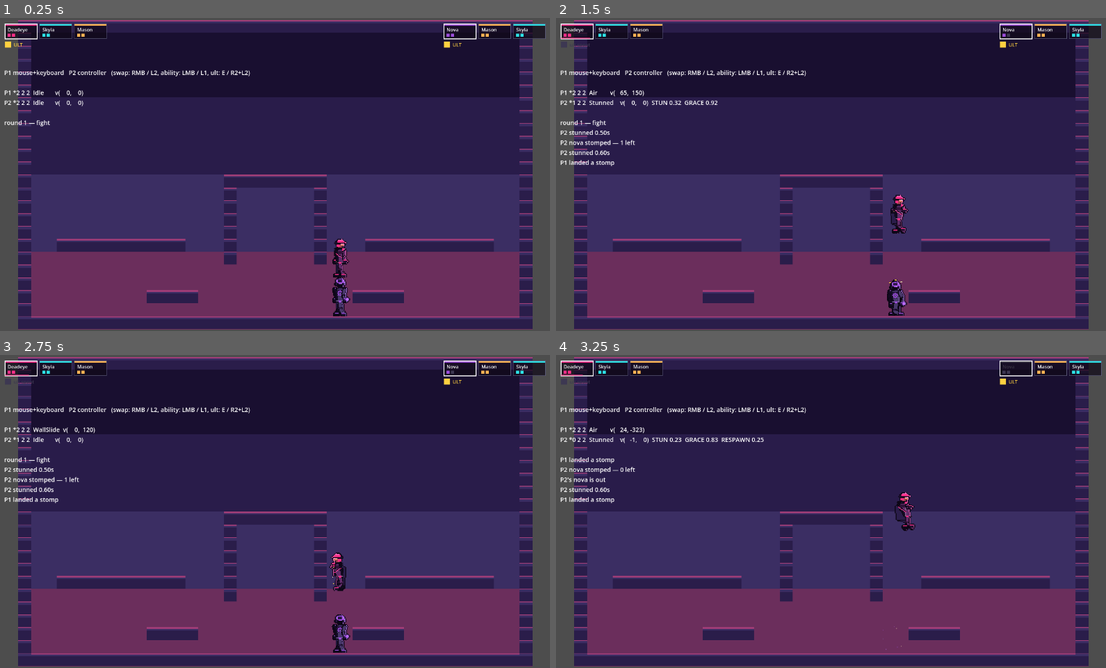
Above: before the commit, frames 1-4 (two rows, left to right).
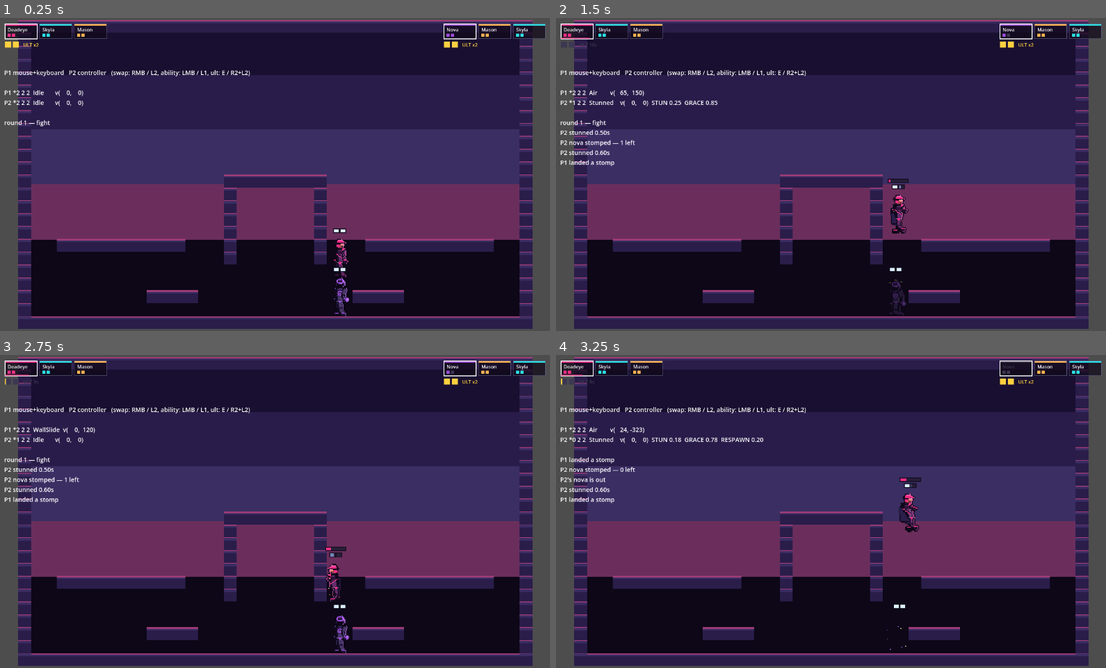
Above: after the commit, the same moments.

Repository: evanli02/stomp-fight-prototype
Game: Godot game, scene res://tests/combat_harness.tscn
The game is run twice, just before and just after one commit, with the same random seed, the same clock (stepped at 60 frames per second) and the same inputs. This scene is started directly instead of the project's main scene.
Inputs (mouse positions are in pixels of both pictures, inside the frame that each line leads up to):
- Up to frame 1 (0.25 s): no input
- Up to frame 2 (1.5 s): move the mouse to (952, 158) at 0.52 s; hold D from 0.53 s (still down); tap Shift at 0.6 s; click (952, 158) at 0.67 s; tap Space (p0_jump) at 0.77 s; move the mouse to (721, 190) at 1.27 s; tap E at 1.35 s
- Up to frame 3 (2.75 s): tap Space (p0_jump) at 1.52 s; move the mouse to (330, 442) at 2.02 s; release D at 2.03 s; hold A from 2.03 s (still down); tap Shift at 2.1 s
- Up to frame 4 (3.25 s): move the mouse to (803, 574) at 2.77 s; release A at 2.78 s; hold D from 2.78 s (still down); tap E at 2.85 s; click (803, 574) at 2.92 s; tap Space (p0_jump) at 3.02 s

The runs differ from the first frame. In frame 1, 52% of the frame differs, in the area x 2-97%, y 7-100%; in frame 2, 52%; in frame 3, 52%; in frame 4, 52%, in the area x 0-97%, y 7-100%.

Commit message:
fix(game): playtest pass — facing, hitbox width, ult economy, block, stage
Ten items off a play session.

FACING (the notable one). signi() takes an int, so a partly-deflected analog
stick — 0.7 — truncated to 0 and left facing at 0, never negative, so the sprite
never flipped. The keyboard sends exactly +/-1 and hid it completely: only the
controller seat was broken, which read as "Nova, Mason and Skyla face one way"
because those happen to be P2's trio. Same bug fixed in the wall-jump facing.

HITBOXES 32 -> 22 wide. The sprite canvas is 32 across but the character is
drawn ~18 wide inside it, so two players standing "touching" had a visible gap.
Body, head hurtbox, and stompbox all narrow together; height is untouched.

ULTIMATES: two per round with a 10s gap between them, replacing one-per-round.
DESIGN 2.3 updated to match — this is a rules change, not a bug fix. HUD shows
two lamps and the gap draining.

SKYLA's ability is now a plain, weaker second jump: not aimed, not a redirect,
horizontal momentum untouched. The aimed redirect fought the player — the jump
button should go up, and direction should stay with the stick you steer with.
DESIGN 5.2 updated.

MASON's block could be walked through. It relied on body_entered, and a player
already inside it cannot "enter" again, so anyone who stayed overlapping or
re-entered quickly passed straight through. It re-scans overlaps every tick now
with a short per-player re-trigger gap. Block also 25% smaller (40 -> 30).

GROUND DASH 96 -> 56, now shorter than the air dash rather than double it: on
the ground you can already run, so airborne is where a dash should pay.

NEW: a small readout over each player's head — dash charges, the recharge in
progress, the airborne-dash lock, and the active hero's ability cooldown. Dash
charges are mid-air decisions and the main HUD is too far from where you are
looking during a chase.

STAGE: the dusk gradient ran its warm end all the way to the floor, washing the
street in pink. Sky now stops at the rooftop horizon with dark city below.

SKYLA's helmet fin shortened and her forward visor peak lengthened — the long
fin was the biggest shape on her head and read as the front of her face.

Two harness assertions encoded the old intent and were updated, not worked
around: dash ordering, and a wall-slide check that measured the frame before
WallSlide had clamped the fall.

Movement 66, combat 33, match 92. All passing.

Co-Authored-By: Claude Opus 5 <noreply@anthropic.com>

Diff:
--- a/src/autoload/match_state.gd
+++ b/src/autoload/match_state.gd
@@ -17,10 +17,16 @@
 
 const LIVES_PER_HERO: int = 2
 const HEROES_PER_PLAYER: int = 3
+## Ultimates per player per round, and the gap enforced between them
+## (DESIGN 2.3). Two makes the ult a resource you can plan around instead of a
+## single all-or-nothing moment; the gap stops both going off at once.
+const ULTS_PER_ROUND: int = 2
+const ULT_COOLDOWN: float = 10.0
 
 ## player_id -> {
 ##   team: int, heroes: { hero_id: lives_remaining }, order: Array[StringName],
-##   active: StringName, ult_available: bool, cooldowns: { hero_id: seconds }
+##   active: StringName, ults_left: int, ult_cooldown: float,
+##   cooldowns: { hero_id: seconds }
 ## }
 var players: Dictionary = {}
 var round_wins: Dictionary = {}          # team_id -> wins
@@ -50,7 +56,8 @@
 		"heroes": heroes,
 		"order": hero_ids.duplicate(),
 		"active": hero_ids[0],
-		"ult_available": true,
+		"ults_left": ULTS_PER_ROUND,
+		"ult_cooldown": 0.0,
 		"cooldowns": cooldowns,
 	}
 
@@ -128,16 +135,27 @@
 		for hero in cds:
 			if cds[hero] > 0.0:
 				cds[hero] = maxf(cds[hero] - delta, 0.0)
+		if players[pid].ult_cooldown > 0.0:
+			players[pid].ult_cooldown = maxf(players[pid].ult_cooldown - delta, 0.0)
 
 func ult_available(player_id: int) -> bool:
-	return players[player_id].ult_available
+	var p: Dictionary = players[player_id]
+	return p.ults_left > 0 and p.ult_cooldown <= 0.0
+
+func ults_left(player_id: int) -> int:
+	return players[player_id].ults_left
+
+func ult_cooldown_remaining(player_id: int) -> float:
+	return players[player_id].ult_cooldown
 
 func try_spend_ultimate(player_id: int) -> bool:
-	## One ultimate per player per round, shared across their 3 heroes (DESIGN 2.3).
-	## Spending it even to no effect consumes it.
-	if not players[player_id].ult_available:
+	## ULTS_PER_ROUND per player per round, shared across their 3 heroes, with
+	## ULT_COOLDOWN between them (DESIGN 2.3). Spending one even to no effect
+	## consumes it.
+	if not ult_available(player_id):
 		return false
-	players[player_id].ult_available = false
+	players[player_id].ults_left -= 1
+	players[player_id].ult_cooldown = ULT_COOLDOWN
 	ultimate_spent.emit(player_id)
 	return true
 #endregion
@@ -191,6 +209,7 @@
 		for h in p.heroes:
 			p.heroes[h] = LIVES_PER_HERO
 			p.cooldowns[h] = 0.0
-		p.ult_available = true
+		p.ults_left = ULTS_PER_ROUND
+		p.ult_cooldown = 0.0
 		p.active = p.order[0]
 #endregion
--- a/src/config/movement_config.gd
+++ b/src/config/movement_config.gd
@@ -37,7 +37,10 @@
 @export var dash_recharge: float = 2.5        ## seconds per charge
 @export var dash_duration: float = 0.12
 @export var dash_distance: float = 72.0       ## ~4.5 tiles airborne, in any direction but up
-@export var dash_distance_ground: float = 96.0 ## ~6 tiles: the ground dash is the reposition tool
+## ~3.5 tiles, deliberately SHORTER than the air dash: on the ground you can
+## already run, so the dash is a small reposition. Spending it airborne, where
+## you cannot accelerate, is what should pay.
+@export var dash_distance_ground: float = 56.0
 @export var dash_distance_wall: float = 48.0  ## ~3 tiles along a wall; climbing stays expensive
 ## Airborne dashes keep their full reach sideways and downward but only this
 ## share of it upward — at parity an up-dash beats a jump and nothing else
--- a/src/config/movement_config.tres
+++ b/src/config/movement_config.tres
@@ -26,7 +26,7 @@
 dash_recharge = 2.5
 dash_duration = 0.12
 dash_distance = 72.0
-dash_distance_ground = 96.0
+dash_distance_ground = 56.0
 dash_distance_wall = 48.0
 air_dash_up_mult = 0.22
 dash_boost_time = 0.4
--- a/src/heroes/abilities/skyla_jump.gd
+++ b/src/heroes/abilities/skyla_jump.gd
@@ -1,20 +1,22 @@
 class_name SkylaJump extends Ability
-## Skyla — a second jump that FULLY redirects momentum at activation
-## (DESIGN 5.2 #2). The redirect is the point: an ordinary double jump adds
-## height, this one lets you leave in a direction you were not going, which is
-## how a speedster escapes a stomp setup.
+## Skyla — a second jump in mid-air (DESIGN 5.2 #2).
+##
+## Deliberately NOT aimed and NOT a redirect. It is a plain extra jump, weaker
+## than a real one, and it leaves horizontal momentum alone: whatever you were
+## carrying, you keep. The aimed redirect it replaced fought the player — the
+## jump button should go up, and direction should stay with the stick you are
+## already steering with.
 
-@export var impulse: float = 430.0
-## Below this the stick is treated as neutral and the jump goes straight up,
-## rather than being redirected somewhere the player did not choose.
-@export var redirect_deadzone: float = 0.3
+## Weaker than the minimum hop, so the second jump extends an arc instead of
+## restarting it.
+@export var impulse: float = -230.0
 
 func _execute(_aim: Vector2) -> void:
-	var steer := player.input.move
-	var dir := steer.normalized() if steer.length() > redirect_deadzone else Vector2.UP
-	# Replace, never add: this is a redirect, and adding would let Skyla stack
-	# her own momentum into something no other hero can reach.
-	player.set_velocity_override(dir * impulse)
 	player.air_dash_locked = false
-	player.request_state(&"Air", {"jump": true, "impulse_y": player.velocity.y,
-		"extendable": false, "anim": &"cast"})
+	# Not hold-extendable: a held second jump would out-climb the first.
+	player.request_state(&"Air", {
+		"jump": true,
+		"impulse_y": impulse,
+		"extendable": false,
+		"anim": &"cast",
+	})
--- a/src/heroes/effects/bounce_block.gd
+++ b/src/heroes/effects/bounce_block.gd
@@ -5,7 +5,13 @@
 ## Keystone (the ultimate) is the same block with two extras: enemies passing
 ## through are knocked back and stunned, allies get a speed buff.
 
-const SIZE: Vector2 = Vector2(40, 40)
+const SIZE: Vector2 = Vector2(30, 30)
+## A player who is already inside the block cannot "enter" it again, so relying
+## on body_entered let anyone who stayed overlapping — or re-entered before the
+## area had processed the exit — walk straight through. Overlaps are re-scanned
+## every tick instead, with this much of a gap before the same player can be
+## bounced again.
+const RETRIGGER: float = 0.22
 
 var bounce_force: float = 520.0
 var lifetime: float = 8.0
@@ -18,6 +24,8 @@
 
 var _area: Area2D
 var _age: float = 0.0
+## player instance id -> seconds until it can be bounced again.
+var _recent: Dictionary = {}
 
 func _ready() -> void:
 	_area = Area2D.new()
@@ -29,7 +37,6 @@
 	shape.shape = rect
 	_area.add_child(shape)
 	add_child(_area)
-	_area.body_entered.connect(_on_area_body_entered)
 
 func _physics_process(delta: float) -> void:
 	lifetime -= delta
@@ -37,12 +44,23 @@
 	if lifetime <= 0.0:
 		queue_free()
 		return
+	for id in _recent.keys():
+		_recent[id] -= delta
+		if _recent[id] <= 0.0:
+			_recent.erase(id)
+	# Re-scan rather than waiting for an enter signal: someone who is standing in
+	# the block, or who re-enters faster than the area reports an exit, still has
+	# to be pushed out.
+	var bodies := _area.get_overlapping_bodies()
+	bodies.sort_custom(func(a: Node2D, b: Node2D) -> bool:
+		return a.get_instance_id() < b.get_instance_id())
+	for body in bodies:
+		var p := body as Player
+		if p == null or _recent.has(p.get_instance_id()):
+			continue
+		_recent[p.get_instance_id()] = RETRIGGER
+		on_body_entered(p)
 	queue_redraw()
-
-func _on_area_body_entered(body: Node2D) -> void:
-	var p := body as Player
-	if p != null:
-		on_body_entered(p)
 
 ## The TerrainElement contract: act on players only through the public API.
 func on_body_entered(p: Player) -> void:
--- a/src/player/player.gd
+++ b/src/player/player.gd
@@ -394,7 +394,10 @@
 	if stun_remaining > 0.0:
 		stun_remaining -= delta
 	if not is_zero_approx(input.move.x) and stun_remaining <= 0.0:
-		facing = signi(input.move.x)
+		# signi() takes an int, so a partly-deflected stick (0.7) truncated to 0
+		# and left facing at 0 — never negative, so the sprite never flipped.
+		# Keyboard is exactly +/-1 and hid it.
+		facing = 1 if input.move.x > 0.0 else -1
 
 	if speed_buff_remaining > 0.0:
 		speed_buff_remaining -= delta
--- a/src/player/player.tscn
+++ b/src/player/player.tscn
@@ -16,21 +16,22 @@
 [ext_resource type="Resource" path="res://src/config/movement_config.tres" id="12"]
 [ext_resource type="Resource" path="res://src/config/combat_config.tres" id="13"]
 [ext_resource type="Resource" path="res://src/heroes/resources/deadeye.tres" id="14"]
+[ext_resource type="Script" path="res://src/ui/player_status.gd" id="17"]
 
 [sub_resource type="RectangleShape2D" id="body_shape"]
-size = Vector2(32, 48)
+size = Vector2(22, 48)
 
 [sub_resource type="RectangleShape2D" id="head_shape"]
-size = Vector2(32, 12)
+size = Vector2(22, 12)
 
 [sub_resource type="RectangleShape2D" id="body_shape_crouch"]
-size = Vector2(32, 24)
+size = Vector2(22, 24)
 
 [sub_resource type="RectangleShape2D" id="head_shape_crouch"]
-size = Vector2(32, 6)
+size = Vector2(22, 6)
 
 [sub_resource type="RectangleShape2D" id="feet_shape"]
-size = Vector2(32, 16)
+size = Vector2(22, 16)
 
 [node name="Player" type="CharacterBody2D"]
 collision_layer = 2
@@ -122,3 +123,6 @@
 
 [node name="AimPivot" type="Node2D" parent="."]
 unique_name_in_owner = true
+
+[node name="Status" type="Node2D" parent="."]
+script = ExtResource("17")
--- a/src/player/states/wall_jump.gd
+++ b/src/player/states/wall_jump.gd
@@ -27,7 +27,7 @@
 		player.momentum_charge *= cfg.momentum_keep_on_wall_jump
 
 	player.velocity = impulse
-	player.facing = signi(n.x)
+	player.facing = 1 if n.x > 0.0 else -1   # signi() would truncate a float normal to 0
 	# This state lasts one call, so Air carries the wall-jump pose for the rise.
 	machine.change_state(&"Air", {"anim": &"wall_jump"})
 
--- a/src/stage/arena.gd
+++ b/src/stage/arena.gd
@@ -58,8 +58,13 @@
 					Rect2(Vector2.ZERO, Vector2(w, h)))
 		host.draw_rect(Rect2(r.position, Vector2(r.size.x, 2)), cap)
 
-## Four-band dusk sky behind everything (STYLE_GUIDE: dusk key, night palette).
-static func draw_sky(host: CanvasItem, size: Vector2, bands: Array[Color]) -> void:
-	var band_h := size.y / bands.size()
+## Dusk sky (STYLE_GUIDE: dusk key, night palette). The gradient belongs ABOVE
+## the horizon; below it is ground, and running the warm end of the ramp all the
+## way to the floor washes the play area in sunset colours it should not have.
+static func draw_sky(host: CanvasItem, size: Vector2, bands: Array[Color],
+		horizon: float) -> void:
+	var band_h := horizon / bands.size()
 	for i in bands.size():
 		host.draw_rect(Rect2(0.0, i * band_h, size.x, band_h + 1.0), bands[i])
+	host.draw_rect(Rect2(0.0, horizon, size.x, size.y - horizon), Color(0.05, 0.03, 0.09))
+	host.draw_rect(Rect2(0.0, horizon, size.x, 1.0), bands[bands.size() - 1])
--- a/src/stage/duel.gd
+++ b/src/stage/duel.gd
@@ -99,7 +99,8 @@
 	return blocks
 
 func _draw() -> void:
-	Arena.draw_sky(self, Vector2(ARENA) * float(Arena.TILE), SKY)
+	# Horizon sits on the rooftop line: sky above, dark city below.
+	Arena.draw_sky(self, Vector2(ARENA) * float(Arena.TILE), SKY, 272.0)
 	if _ground_tex != null:
 		Arena.draw_tiled(self, _blocks, _ground_tex)
 	else:
--- a/src/ui/hud.gd
+++ b/src/ui/hud.gd
@@ -83,10 +83,24 @@
 			_canvas.draw_rect(Rect2(pos + Vector2(0, CARD_H - 3),
 				Vector2(CARD_W * frac, 3)), accent * Color(1, 1, 1, 0.55))
 
-	# One ultimate per player per round (DESIGN 2.3) — a single lamp, not per hero.
+	# Ultimates are per PLAYER, not per hero (DESIGN 2.3): one lamp each, plus the
+	# gap between uses when one is still cooling down.
 	var ult_pos := origin + Vector2(0, CARD_H + 6)
-	var lit := MatchState.ult_available(pid)
-	_canvas.draw_rect(Rect2(ult_pos, Vector2(14, 14)), COL_ULT if lit else COL_PIP_OFF)
-	_canvas.draw_string(font, ult_pos + Vector2(20, 12),
-		"ULT" if lit else "ult spent", HORIZONTAL_ALIGNMENT_LEFT, -1, 11,
-		COL_ULT if lit else COL_PIP_OFF)
+	var left := MatchState.ults_left(pid)
+	var cd := MatchState.ult_cooldown_remaining(pid)
+	for i in MatchState.ULTS_PER_ROUND:
+		var box := Rect2(ult_pos + Vector2(i * 18, 0), Vector2(14, 14))
+		_canvas.draw_rect(box, COL_ULT if i < left else COL_PIP_OFF)
+		if i < left and cd > 0.0:
+			# Draining fill: the charge is banked but not yet usable.
+			var frac: float = clampf(1.0 - cd / MatchState.ULT_COOLDOWN, 0.0, 1.0)
+			_canvas.draw_rect(box, COL_PIP_OFF)
+			_canvas.draw_rect(Rect2(box.position, Vector2(14 * frac, 14)), COL_ULT)
+	var label := "ULT x%d" % left
+	if cd > 0.0:
+		label = "ULT %.0fs" % cd
+	elif left == 0:
+		label = "no ults left"
+	_canvas.draw_string(font, ult_pos + Vector2(MatchState.ULTS_PER_ROUND * 18 + 6, 12),
+		label, HORIZONTAL_ALIGNMENT_LEFT, -1, 11,
+		COL_ULT if MatchState.ult_available(pid) else COL_PIP_OFF)
--- /dev/null
+++ b/src/ui/player_status.gd
@@ -0,0 +1,74 @@
+extends Node2D
+## The little readout floating over a player's head: dash charges, the recharge
+## in progress, and the active hero's ability cooldown.
+##
+## Dash charges are movement state a player has to plan around mid-air, and the
+## main HUD is at the top of the screen — too far from where you are looking
+## during a chase. This sits where the attention already is.
+##
+## Sibling of the sprite, not a child, so it does not flip with facing.
+
+const PIP: Vector2 = Vector2(6, 4)
+const PIP_GAP: float = 2.0
+const BAR: Vector2 = Vector2(24, 3)
+const HEIGHT_ABOVE_HEAD: float = -36.0
+
+const COL_EMPTY: Color = Color(0.16, 0.14, 0.24, 0.9)
+const COL_CHARGE: Color = Color(0.86, 0.94, 1.0)
+const COL_RECHARGE: Color = Color(0.45, 0.52, 0.72)
+const COL_OUTLINE: Color = Color(0.05, 0.03, 0.09, 0.85)
+
+@onready var _player: Player = get_parent() as Player
+
+func _ready() -> void:
+	position.y = HEIGHT_ABOVE_HEAD
+	z_index = 10
+
+func _process(_delta: float) -> void:
+	queue_redraw()
+
+func _draw() -> void:
+	if _player == null:
+		return
+	_draw_dash_pips()
+	_draw_ability_cooldown()
+
+func _draw_dash_pips() -> void:
+	var total: int = _player.movement.dash_charges
+	var have: int = _player.dash_charges_left
+	var row_w := total * PIP.x + (total - 1) * PIP_GAP
+	var x := -row_w * 0.5
+	# Only one charge refills at a time (DESIGN 4.3), so exactly one pip is ever
+	# partially filled — the next one up.
+	var recharge_frac := 0.0
+	if have < total and _player.movement.dash_recharge > 0.0:
+		recharge_frac = clampf(
+			1.0 - _player.dash_recharge_remaining / _player.movement.dash_recharge, 0.0, 1.0)
+	for i in total:
+		var at := Vector2(x + i * (PIP.x + PIP_GAP), 0.0)
+		draw_rect(Rect2(at - Vector2.ONE, PIP + Vector2(2, 2)), COL_OUTLINE)
+		draw_rect(Rect2(at, PIP), COL_EMPTY)
+		if i < have:
+			draw_rect(Rect2(at, PIP), COL_CHARGE)
+		elif i == have and recharge_frac > 0.0:
+			draw_rect(Rect2(at, Vector2(PIP.x * recharge_frac, PIP.y)), COL_RECHARGE)
+	# Airborne lock: the charges are there but unusable until you touch something.
+	if _player.air_dash_locked:
+		draw_line(Vector2(x, PIP.y + 2), Vector2(x + row_w, PIP.y + 2),
+			Color(0.9, 0.35, 0.35, 0.9), 1.0)
+
+func _draw_ability_cooldown() -> void:
+	if not MatchState.has_player(_player.player_id):
+		return
+	var hero_id := _player.active_hero
+	var remaining := MatchState.cooldown_remaining(_player.player_id, hero_id)
+	if remaining <= 0.0:
+		return
+	var data := GameManager.hero_data(hero_id)
+	var full: float = data.ability_cooldown if data != null and data.ability_cooldown > 0.0 else 1.0
+	var accent: Color = data.accent_color if data != null else Color.WHITE
+	var frac: float = clampf(1.0 - remaining / full, 0.0, 1.0)
+	var at := Vector2(-BAR.x * 0.5, -BAR.y - 4.0)
+	draw_rect(Rect2(at - Vector2.ONE, BAR + Vector2(2, 2)), COL_OUTLINE)
+	draw_rect(Rect2(at, BAR), COL_EMPTY)
+	draw_rect(Rect2(at, Vector2(BAR.x * frac, BAR.y)), accent)
--- a/tests/combat_harness.gd
+++ b/tests/combat_harness.gd
@@ -173,8 +173,9 @@
 
 ## Integration path: P1 clings to P2's flank and kicks off it (DESIGN 3.4).
 func _check_wall_duel_stun() -> void:
-	await place(_p2, Vector2(400, FLOOR_Y))
-	await place(_p1, Vector2(367, FLOOR_Y - 20))
+	# Bodies are 22px wide, so adjacent is 23px of centre separation.
+	await place(_p2, Vector2(400, FLOOR_Y))
+	await place(_p1, Vector2(377, FLOOR_Y - 20))
 	Input.action_press(InputConfig.action(0, &"move_right"))  # hold into P2
 	var clung := false
 	for i in 40:
@@ -210,7 +211,7 @@
 ## Arbitration path: both inputs land inside duel_window_frames, so both get the
 ## juice and neither is stunned — allies included (DESIGN 3.4).
 func _check_wall_duel_simultaneous() -> void:
-	await place(_p1, Vector2(367, FLOOR_Y - 20))
+	await place(_p1, Vector2(377, FLOOR_Y - 20))
 	await place(_p2, Vector2(400, FLOOR_Y - 20))
 	await step(2)
 	var juice := _p1.movement.duel_juice_mult
--- a/tests/match_harness.gd
+++ b/tests/match_harness.gd
@@ -209,16 +209,40 @@
 func _check_ultimate_economy() -> void:
 	MatchState.reset_round()
 	check("the ultimate starts available", MatchState.ult_available(0))
-	check("spending the ultimate succeeds", MatchState.try_spend_ultimate(0))
-	check("the ultimate is now gone", not MatchState.ult_available(0))
-	check("a second spend is refused", not MatchState.try_spend_ultimate(0))
-	# One per PLAYER, shared across the trio (DESIGN 2.3) — swapping does not
-	# hand you a fresh one.
+	check("a round starts with ULTS_PER_ROUND banked",
+		MatchState.ults_left(0) == MatchState.ULTS_PER_ROUND,
+		"left=%d" % MatchState.ults_left(0))
+	check("spending the first ultimate succeeds", MatchState.try_spend_ultimate(0))
+	check("one ultimate is left", MatchState.ults_left(0) == MatchState.ULTS_PER_ROUND - 1,
+		"left=%d" % MatchState.ults_left(0))
+	# Banked but not usable: the gap between uses is what stops both going off at
+	# once (DESIGN 2.3).
+	check("the second is blocked by the cooldown", not MatchState.ult_available(0))
+	check("a spend during the cooldown is refused", not MatchState.try_spend_ultimate(0))
+	check("the refused spend cost nothing",
+		MatchState.ults_left(0) == MatchState.ULTS_PER_ROUND - 1,
+		"left=%d" % MatchState.ults_left(0))
+	# Per PLAYER, shared across the trio — swapping does not hand you a fresh one.
 	MatchState.swap_to(0, MatchState.next_living_hero(0))
-	check("swapping heroes does not restore the ultimate", not MatchState.ult_available(0))
-	check("the other player's ultimate is untouched", MatchState.ult_available(1))
-	MatchState.reset_round()
-	check("the round reset restores the ultimate", MatchState.ult_available(0))
+	check("swapping heroes does not restore an ultimate",
+		MatchState.ults_left(0) == MatchState.ULTS_PER_ROUND - 1)
+	check("the other player's ultimates are untouched",
+		MatchState.ult_available(1) and MatchState.ults_left(1) == MatchState.ULTS_PER_ROUND)
+
+	var waited: bool = false
+	for i in int(MatchState.ULT_COOLDOWN * 60.0) + 30:
+		await get_tree().physics_frame
+		if MatchState.ult_available(0):
+			waited = true
+			break
+	check("the second ultimate unlocks after the cooldown", waited,
+		"cd=%.2f" % MatchState.ult_cooldown_remaining(0))
+	check("spending the second ultimate succeeds", MatchState.try_spend_ultimate(0))
+	check("both ultimates are now gone", MatchState.ults_left(0) == 0)
+
+	MatchState.reset_round()
+	check("the round reset restores both ultimates",
+		MatchState.ult_available(0) and MatchState.ults_left(0) == MatchState.ULTS_PER_ROUND)
 
 ## M4 abilities. The load-bearing check is the last one: whatever a hero does,
 ## it cannot cost a life. Only stomps do that (CLAUDE.md rule 1).
@@ -253,9 +277,11 @@
 			not MatchState.is_ability_ready(0, hero_id),
 			"remaining=%.2f" % MatchState.cooldown_remaining(0, hero_id))
 		check("%s ability is refused while on cooldown" % hero_id, not _p1.try_ability())
-		check("%s ultimate fires once" % hero_id, _p1.try_ultimate())
-		check("%s ultimate is spent" % hero_id, not MatchState.ult_available(0))
-		check("%s ultimate is refused twice" % hero_id, not _p1.try_ultimate())
+		check("%s ultimate fires" % hero_id, _p1.try_ultimate())
+		check("%s ultimate goes on its between-use cooldown" % hero_id,
+			not MatchState.ult_available(0),
+			"cd=%.2f left=%d" % [MatchState.ult_cooldown_remaining(0), MatchState.ults_left(0)])
+		check("%s ultimate is refused during that gap" % hero_id, not _p1.try_ultimate())
 		await step(4)
 
 	check("abilities actually fired", fired_any)
--- a/tests/movement_harness.gd
+++ b/tests/movement_harness.gd
@@ -206,11 +206,13 @@
 	check("ground dash runs at the ground distance",
 		near(_player.velocity.x, _player.movement.dash_distance_ground / _player.movement.dash_duration, 1.0),
 		"vx=%.1f" % _player.velocity.x)
-	check("ground dash is the longest of the three",
-		_player.movement.dash_distance_ground > _player.movement.dash_distance
-		and _player.movement.dash_distance > _player.movement.dash_distance_wall,
-		"ground=%.0f air=%.0f wall=%.0f" % [_player.movement.dash_distance_ground,
-			_player.movement.dash_distance, _player.movement.dash_distance_wall])
+	# The AIR dash is the long one: on the ground you can already run, so the
+	# dash there is a small reposition. Spending it airborne is what pays.
+	check("the air dash out-reaches the ground dash",
+		_player.movement.dash_distance > _player.movement.dash_distance_ground
+		and _player.movement.dash_distance_ground > _player.movement.dash_distance_wall,
+		"air=%.0f ground=%.0f wall=%.0f" % [_player.movement.dash_distance,
+			_player.movement.dash_distance_ground, _player.movement.dash_distance_wall])
 	await step(15)
 	release(&"move_right")
 
@@ -307,6 +309,9 @@
 	# adjacent — grounded contact with a wall is Run, not WallSlide.
 	await _reach_wall(0, &"")
 	check("reaches wall slide", state() == "WallSlide", "state=%s pos=%.1f" % [state(), _player.global_position.x])
+	# _reach_wall returns on the frame the slide is detected, before WallSlide has
+	# had a tick to clamp the fall — the clamp is what is being asserted.
+	await step(1)
 	# Input is neutral by now, so the applicable cap is the neutral slide speed,
 	# well under terminal velocity.
 	check("wall slide is slower than free fall",
Binary file changed: assets/characters/skyla/cast.png
Binary file changed: assets/characters/skyla/crouch.png
Binary file changed: assets/characters/skyla/dash.png
Binary file changed: assets/characters/skyla/fall.png
Binary file changed: assets/characters/skyla/idle.png
Binary file changed: assets/characters/skyla/land.png
Binary file changed: assets/characters/skyla/pole_climb.png
Binary file changed: assets/characters/skyla/pop.png
Binary file changed: assets/characters/skyla/rise.png
Binary file changed: assets/characters/skyla/run.png
Binary file changed: assets/characters/skyla/skid.png
Binary file changed: assets/characters/skyla/slide.png
(and 8 more such lines)
